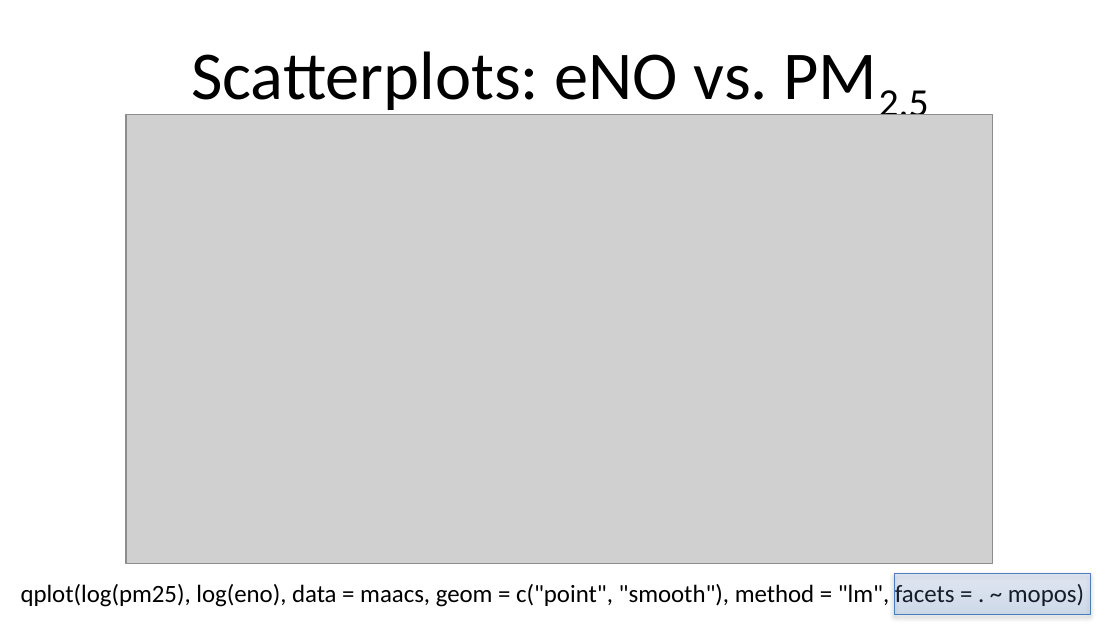
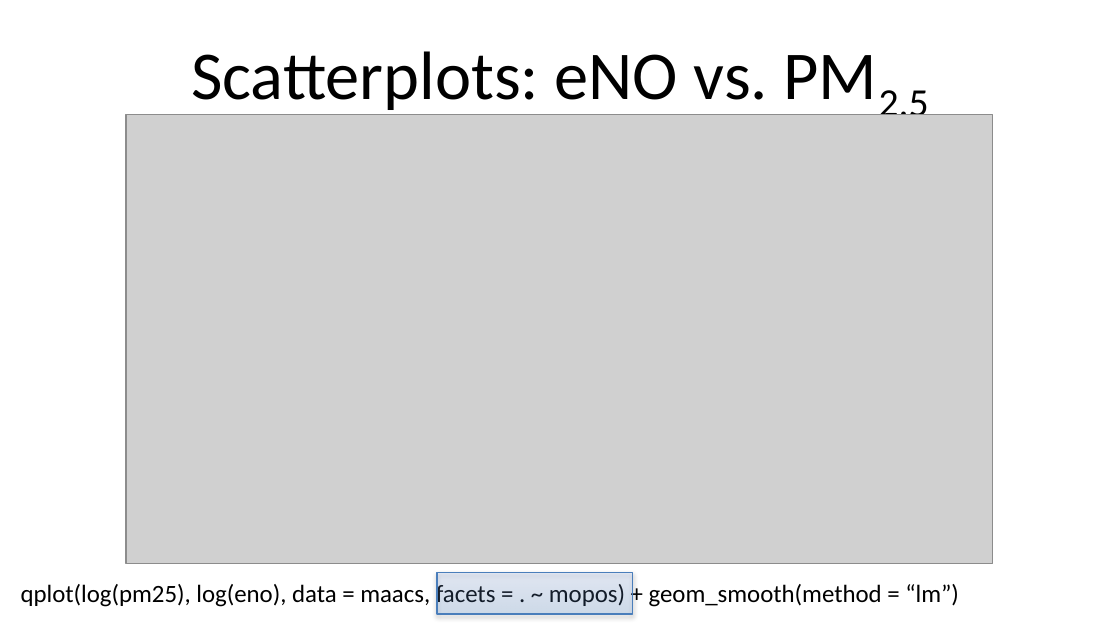
Before and after one commit to Max201510/Biostat776, a slide deck: slide 25 of notes/ggplot2_part1.pptx (slide 24 before the commit). Drawn at 1120x630 pixels with LibreOffice and Linux fonts; fonts in the diff are those of the drawing; grey boxes stand for pictures. Boxes give left, top, right and bottom in pixels: in the first picture for what was removed or moved away, otherwise in the second. Text is boxed around its words. In the diff, an @@ line names an element or a change of style, - is before the commit and + after.

```diff
--- a/notes/ggplot2_part1.pptx
+++ b/notes/ggplot2_part1.pptx
@@ text at (21, 582, 959, 608): text changed @@
-qplot(log(pm25), log(eno), data = maacs, geom = c("point", "smooth"), method = "lm", facets = . ~ mopos)
+qplot(log(pm25), log(eno), data = maacs, facets = . ~ mopos) + geom_smooth(method = “lm”)
@@ rectangle: place and size @@
-rectangle at (895, 573, 1091, 615)
+rectangle at (437, 572, 633, 614)
```
Also in this commit, not shown: 7 other slides changed, 1 slide added.
